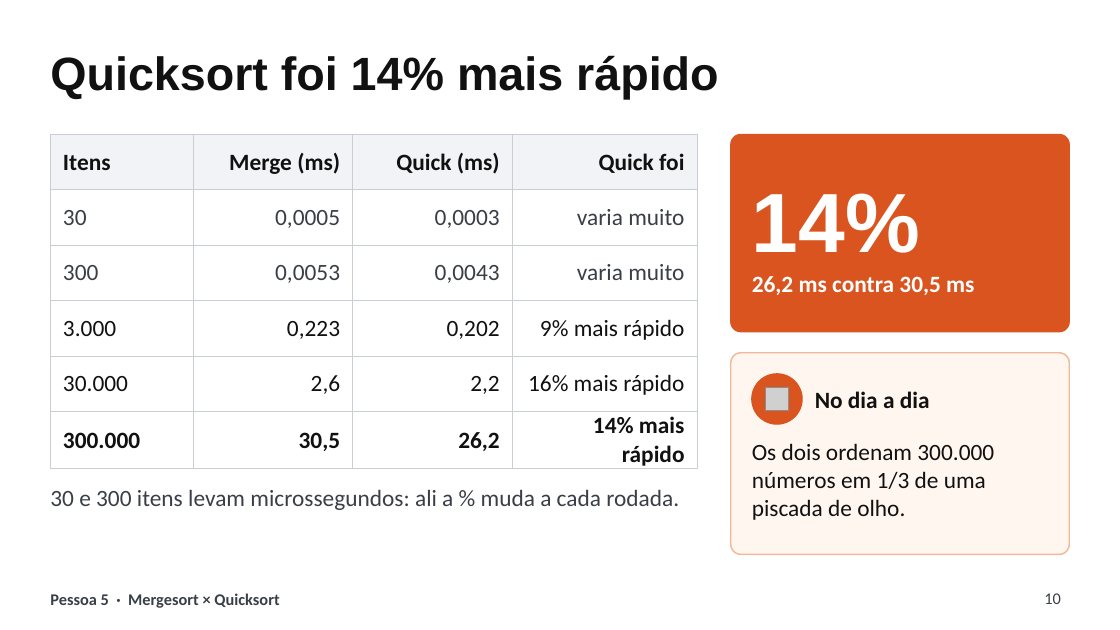
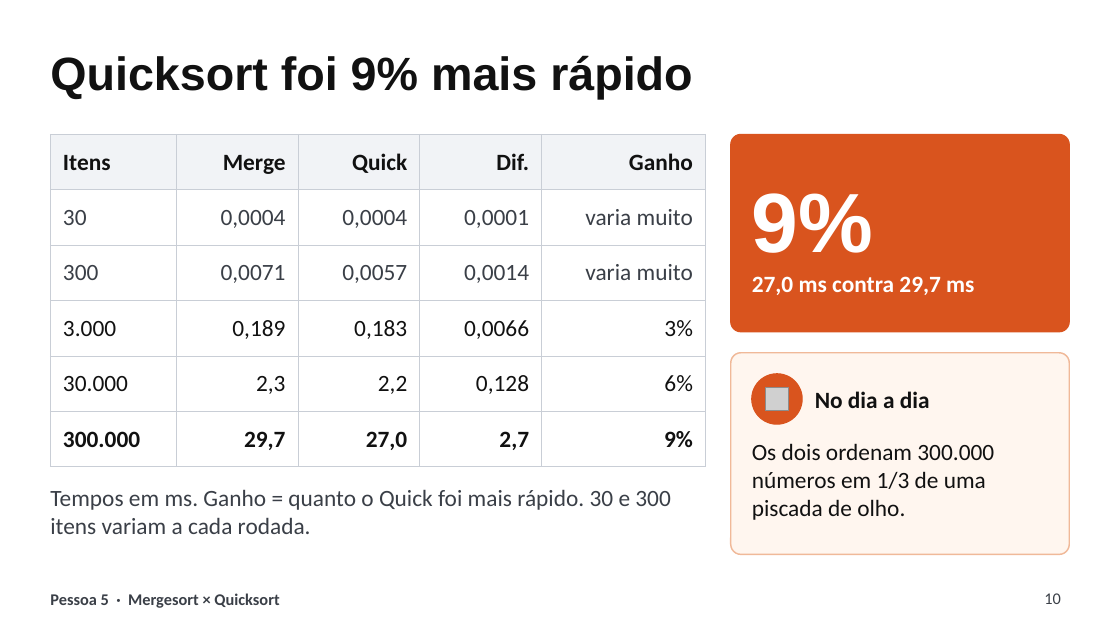
Before and after one commit to guint3r/Trabalho_Simulador_OS, a slide deck: slide 10 of trabalho_ordenacao/apresentacao/slides.pptx. Drawn at 1120x630 pixels with LibreOffice and Linux fonts; fonts in the diff are those of the drawing; grey boxes stand for pictures. Boxes give left, top, right and bottom in pixels: in the first picture for what was removed or moved away, otherwise in the second. Text is boxed around its words. In the diff, an @@ line names an element or a change of style, - is before the commit and + after.

```diff
--- a/trabalho_ordenacao/apresentacao/slides.pptx
+++ b/trabalho_ordenacao/apresentacao/slides.pptx
@@ title at (x1=50, y1=55, x2=692, y2=99): text changed @@
-Quicksort foi 14% mais rápido
+Quicksort foi 9% mais rápido
@@ table at (x1=50, y1=134, x2=706, y2=454) @@
-column 2: Merge (ms) | 0,0005 | 0,0053 | 0,223 | 2,6 | 30,5
-column 3: Quick (ms) | 0,0003 | 0,0043 | 0,202 | 2,2 | 26,2
-column 4: Quick foi | varia muito | varia muito | 9% mais rápido | 16% mais rápido | 14% mais rápido
+column 2: Merge | 0,0004 | 0,0071 | 0,189 | 2,3 | 29,7
+column 3: Quick | 0,0004 | 0,0057 | 0,183 | 2,2 | 27,0
+column 4: Dif. | 0,0001 | 0,0014 | 0,0066 | 0,128 | 2,7
+column 5: Ganho | varia muito | varia muito | 3% | 6% | 9%
@@ table resized from (x1=50, y1=134, x2=697, y2=470) to (x1=50, y1=134, x2=706, y2=454) @@
@@ text at (x1=752, y1=193, x2=974, y2=295): text changed @@
-14%
-26,2 ms contra 30,5 ms
+9%
+27,0 ms contra 29,7 ms
@@ text at (x1=50, y1=489, x2=670, y2=534): text changed @@
-30 e 300 itens levam microssegundos: ali a % muda a cada rodada.
+Tempos em ms. Ganho = quanto o Quick foi mais rápido. 30 e 300 itens variam a cada rodada.
```
Also in this commit, not shown: 8 other slides changed, 31 other files.
